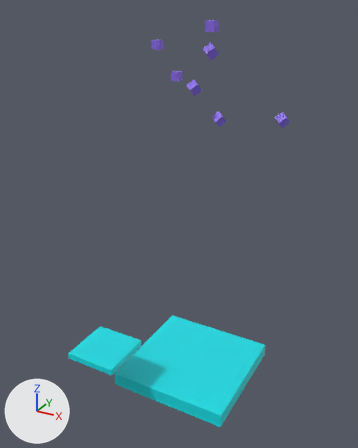
The glTF model resources/noel.glb, before and after one commit.
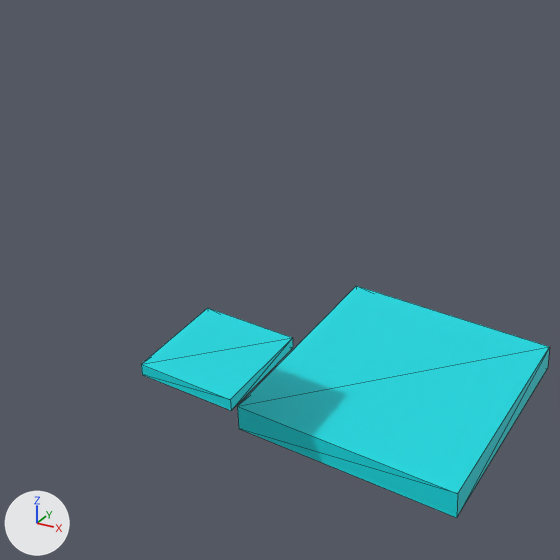
Each version is shown whole from a 50 mm camera at (20.3, -36.2, 36.2) aimed at (-0.7, 2.0, 17.1), then close up on the part from 0% to 76% of the width and 40% to 100% of the height. The axes (+X, +Y, +Z) are drawn at lower left. The lights are the same throughout. The older version's two pictures come first. The close-ups show mesh edges as thin lines. Where no turn or scale is listed for an object, it has been applied to the vertices. Vertices at exactly the same position are counted once.
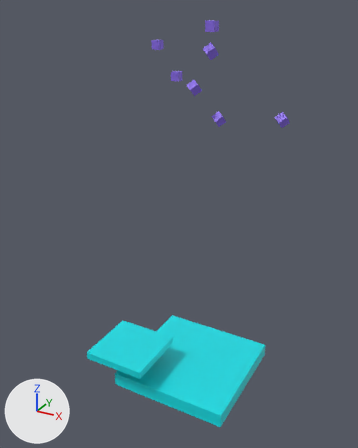
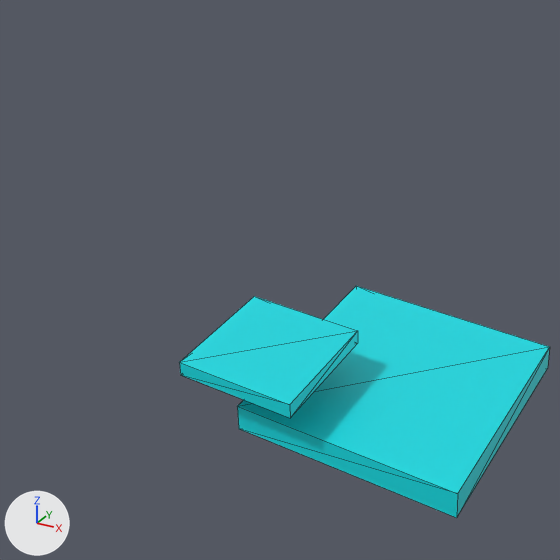
Where the newer file only moved an object's origin or applied its transform, the numbers keep the older frame.

Changed parts and their boxes (x1, y1, x2, y2) in the close-ups (560 x 560 px):
'Plane.001', reshaped (18% wider, 19% taller): before (141, 308, 293, 410); after (179, 296, 358, 418)

Patch to the scene script:
```diff
--- a/resources/noel.glb.py
+++ b/resources/noel.glb.py
@@ me_plane @@
 # used by ob_plane_001; location = (-6.08, -3.64, 4.57)
-me_plane.from_pydata(...)  # 8 vertices, 12 faces; spans x -2.63..2.63, y -2.63..2.63, z -0.63..0.0
-me_plane.vertices[0].co = (-2.63, -2.63, 0.0)  # pixel (141, 364)
-me_plane.vertices[1].co = (2.63, -2.63, 0.0)  # pixel (230, 399)
-me_plane.vertices[2].co = (-2.63, 2.63, 0.0)  # pixel (207, 307)
-me_plane.vertices[3].co = (2.63, 2.63, 0.0)  # pixel (292, 337)
-me_plane.vertices[4].co = (-2.63, -2.63, -0.63)  # pixel (142, 374)
-me_plane.vertices[5].co = (2.63, -2.63, -0.63)  # pixel (231, 410)
-me_plane.vertices[6].co = (-2.63, 2.63, -0.63)
-me_plane.vertices[7].co = (2.63, 2.63, -0.63)  # pixel (292, 348)
+me_plane.from_pydata(...)  # 8 vertices, 12 faces; spans x -2.62..4.03, y 0.08..6.74, z -2.54..-1.75
+# me_plane part 1
+me_plane.vertices[0].co = (-2.62, 0.08, -1.75)  # pixel (179, 362)
+me_plane.vertices[1].co = (4.03, 0.08, -1.75)  # pixel (289, 404)
+me_plane.vertices[2].co = (-2.62, 6.74, -1.75)  # pixel (254, 296)
+me_plane.vertices[3].co = (4.03, 6.74, -1.75)  # pixel (357, 330)
+me_plane.vertices[4].co = (-2.62, 0.08, -2.54)  # pixel (180, 375)
+me_plane.vertices[5].co = (4.03, 0.08, -2.54)  # pixel (290, 418)
+me_plane.vertices[6].co = (-2.62, 6.74, -2.54)
+me_plane.vertices[7].co = (4.03, 6.74, -2.54)  # pixel (357, 343)
 me_plane.materials.append(mat_material_001)
```
